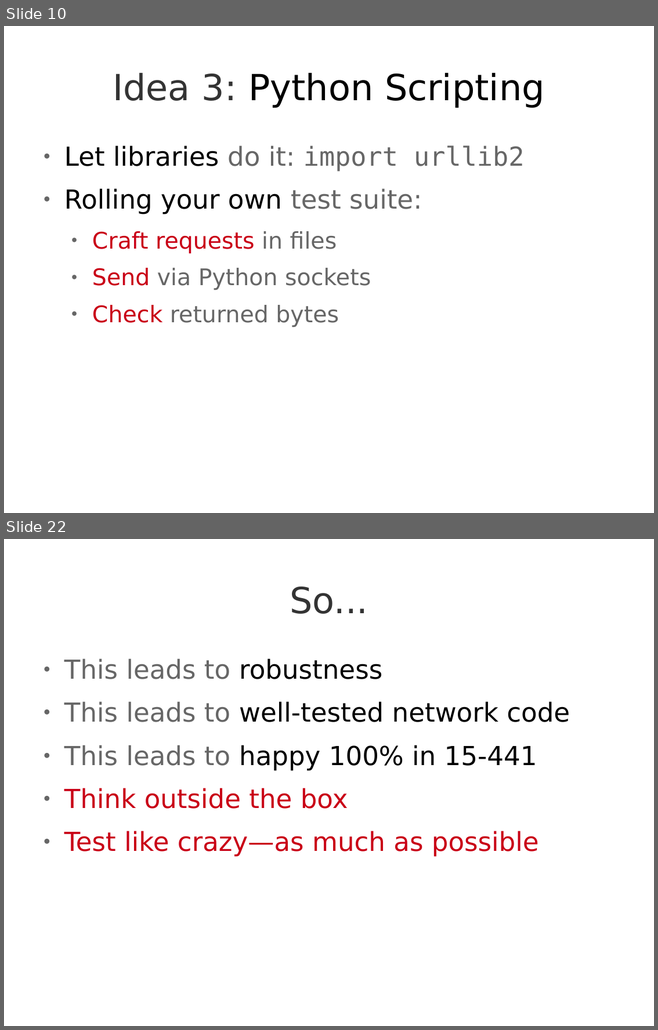
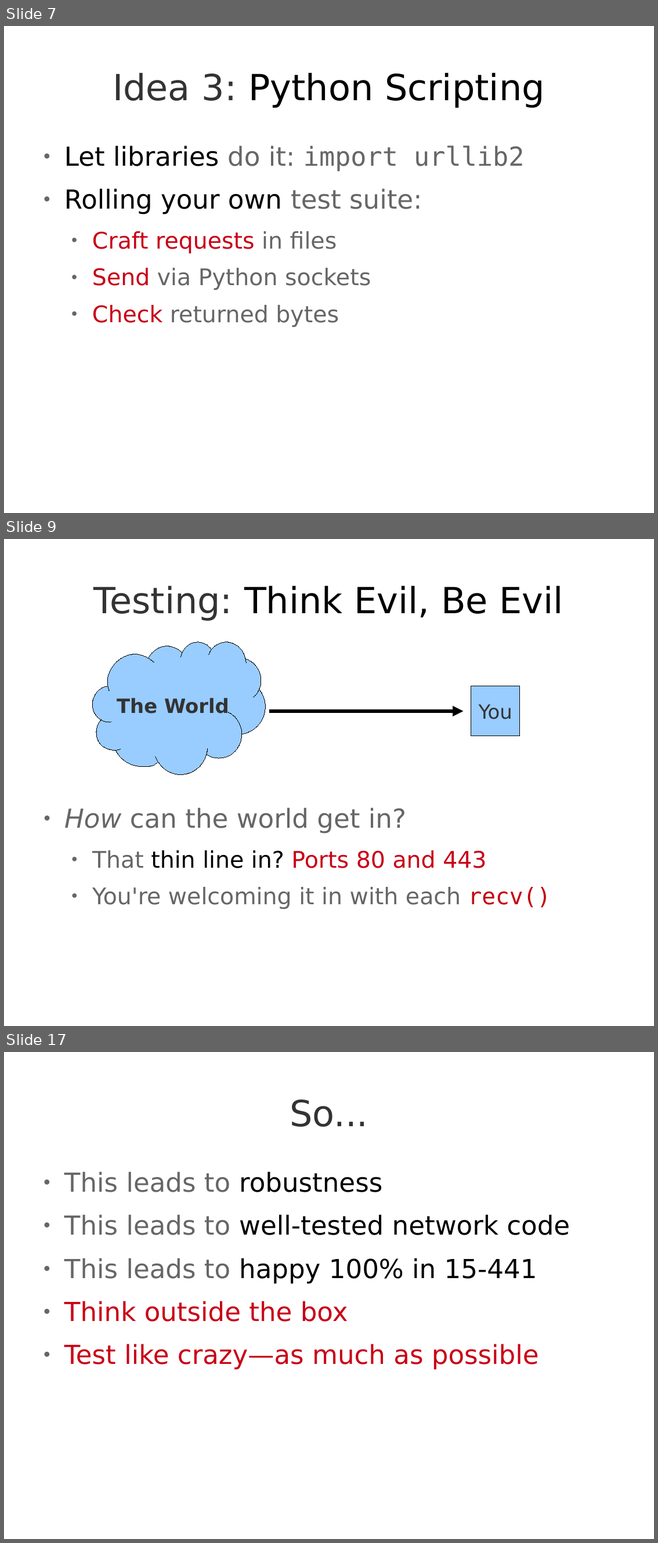
Before and after one commit to Jarvishappy/15-441-Recitation-Sessions, a slide deck: recitation4/src/recitation4-david.odp. Shown one above the other, each under a label of ours: slides 10 and 22 before the commit, slides 7, 9 and 17 after it; the slides between them are not shown. The pictures are 658x1030 and 658x1543 pixels, drawn with LibreOffice and Linux fonts; fonts in the diff are those of the drawing. Boxes give left, top, right and bottom in pixels: in the first picture for what was removed or moved away, otherwise in the second. Text is boxed around its words. In the diff, an @@ line names an element or a change of style, - is before the commit and + after.

```diff
--- a/recitation4/src/recitation4-david.odp
+++ b/recitation4/src/recitation4-david.odp
@@ slide 9 added at (4,539,654,1026), background #FFFFFF @@
@@ title added at (94,585,563,621), 44 pt, text #000000 @@
+Testing: Think Evil, Be Evil
@@ freeform shape added at (92,642,265,775), fill #99CCFF, outline #000000 0 pt, 24 pt, text #333333, bold @@
+The World
@@ rectangle added at (471,686,520,736), fill #99CCFF, outline #000000 0 pt, 24 pt, text #333333 @@
+You
@@ arrow added from (269, 711) to (463, 711), #000000 4.31 pt @@
@@ text added at (64,808,550,909), 28 pt, text #666666 @@
+● How can the world get in?
+  ● That thin line in? Ports 80 and 443
+  ● You're welcoming it in with each recv()
@@ what was slide 10 is now slide 7 @@
@@ what was slide 22 is now slide 17 @@
```
Also in this commit, not shown: 11 slides changed, 2 other slides added, 15 slides removed, 3 other files.
